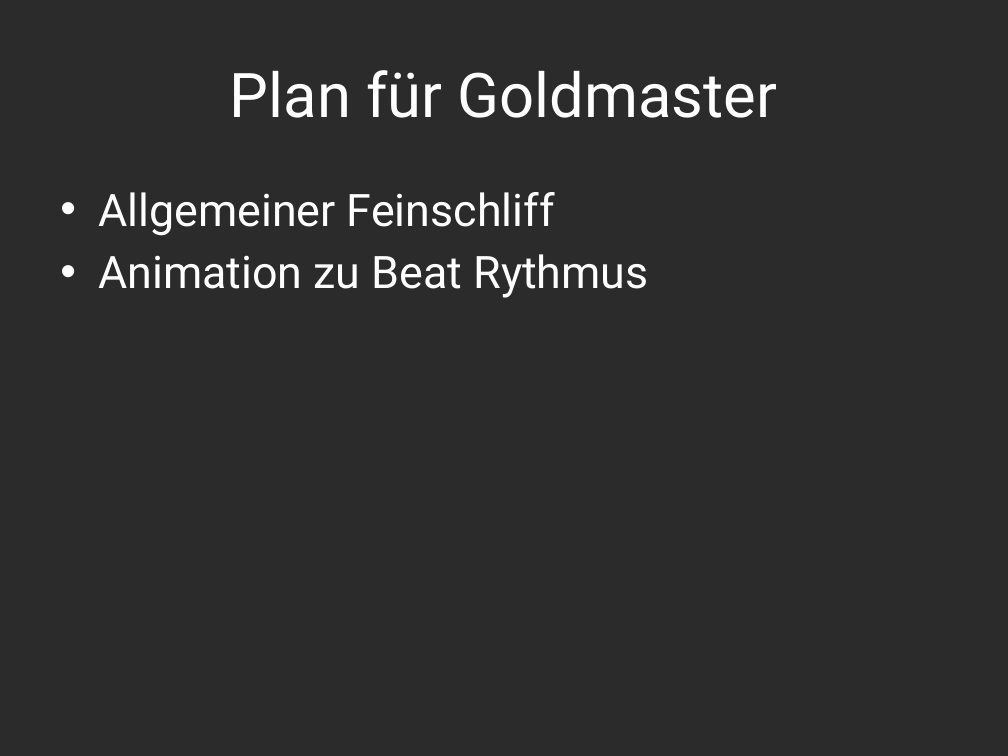
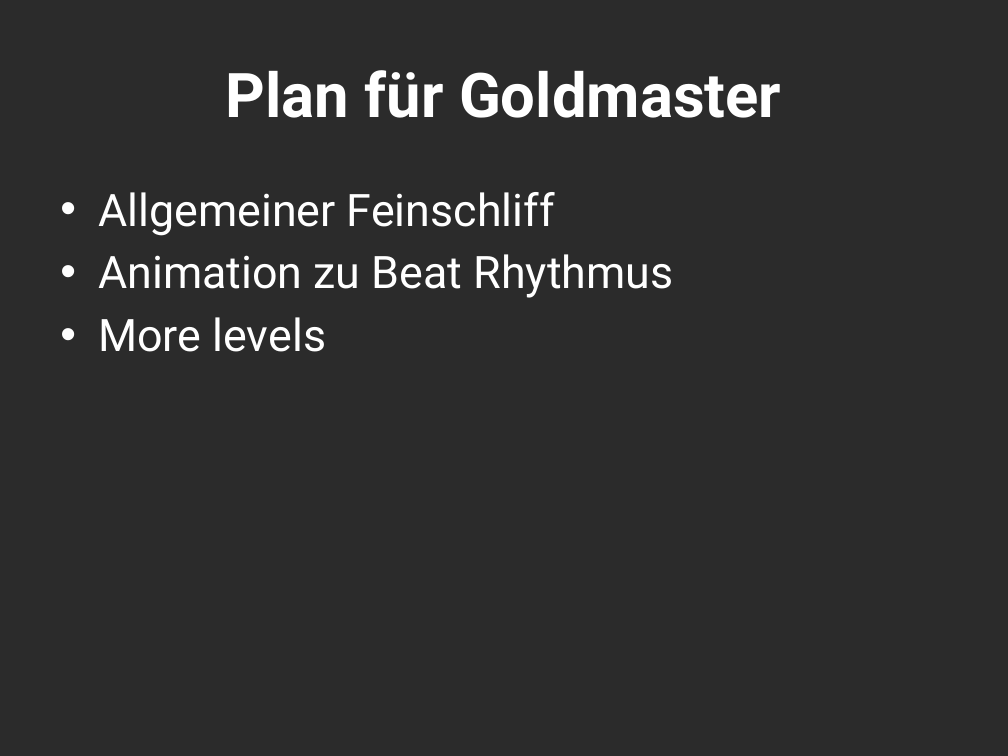
Before and after one commit to Assertores/HammerMan, a slide deck: slide 16 of Documentation/PowerPoint/HammerjaegerGate02.pptx (slide 13 before the commit). Drawn at 1008x756 pixels with LibreOffice and Linux fonts; fonts in the diff are those of the drawing; background and template pictures are left out; a plain dark background stands for a picture behind light text. Boxes give left, top, right and bottom in pixels: in the first picture for what was removed or moved away, otherwise in the second. Text is boxed around its words. In the diff, an @@ line names an element or a change of style, - is before the commit and + after.

```diff
--- a/Documentation/PowerPoint/HammerjaegerGate02.pptx
+++ b/Documentation/PowerPoint/HammerjaegerGate02.pptx
@@ title "Plan für Goldmaster" at [226,70,781,118]: bold on @@
@@ text at [98,254,674,352]: text changed @@
-• Animation zu Beat Rythmus
+• Animation zu Beat Rhythmus
+• More levels
```
Also in this commit, not shown: 7 other slides changed, 3 slides added, 13 other files.
